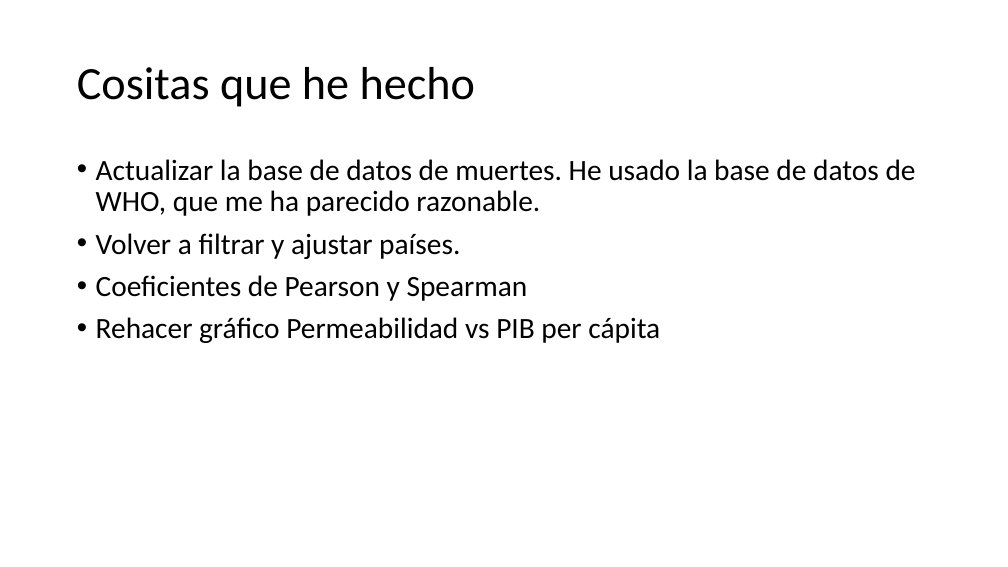
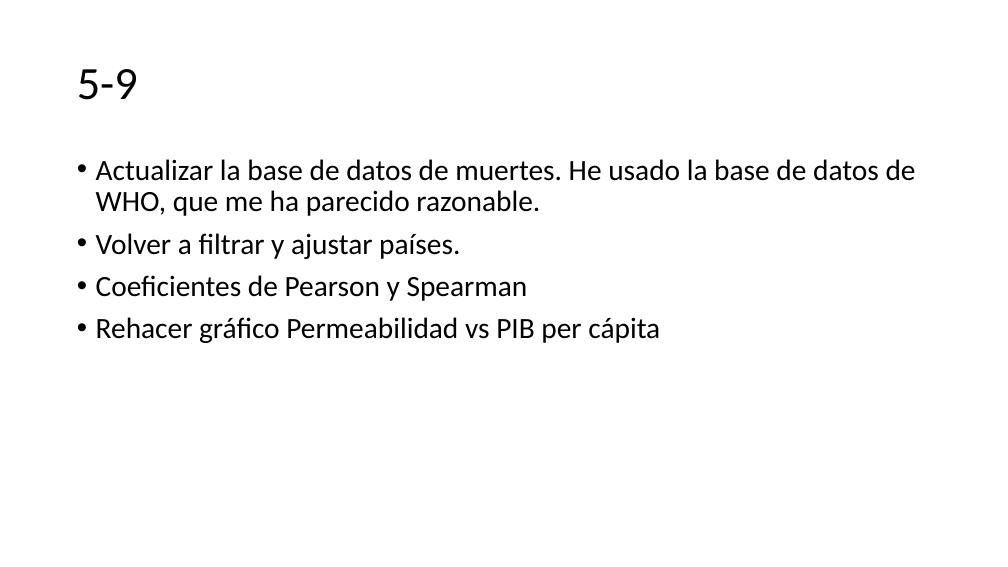
Before and after one commit to QuanticPony/Analysis-of-effectiveness-of-lockdown-policies-for-desease-containment, a slide deck: slide 6 of 25-4.pptx. Drawn at 1008x567 pixels with LibreOffice and Linux fonts; fonts in the diff are those of the drawing. Boxes give left, top, right and bottom in pixels: in the first picture for what was removed or moved away, otherwise in the second. Text is boxed around its words. In the diff, an @@ line names an element or a change of style, - is before the commit and + after.

```diff
--- a/25-4.pptx
+++ b/25-4.pptx
@@ title at box(77, 69, 138, 100): text changed @@
-Cositas que he hecho
+5-9
```
Also in this commit, not shown: 4 slides added, 3 slides removed, 1 other file.
